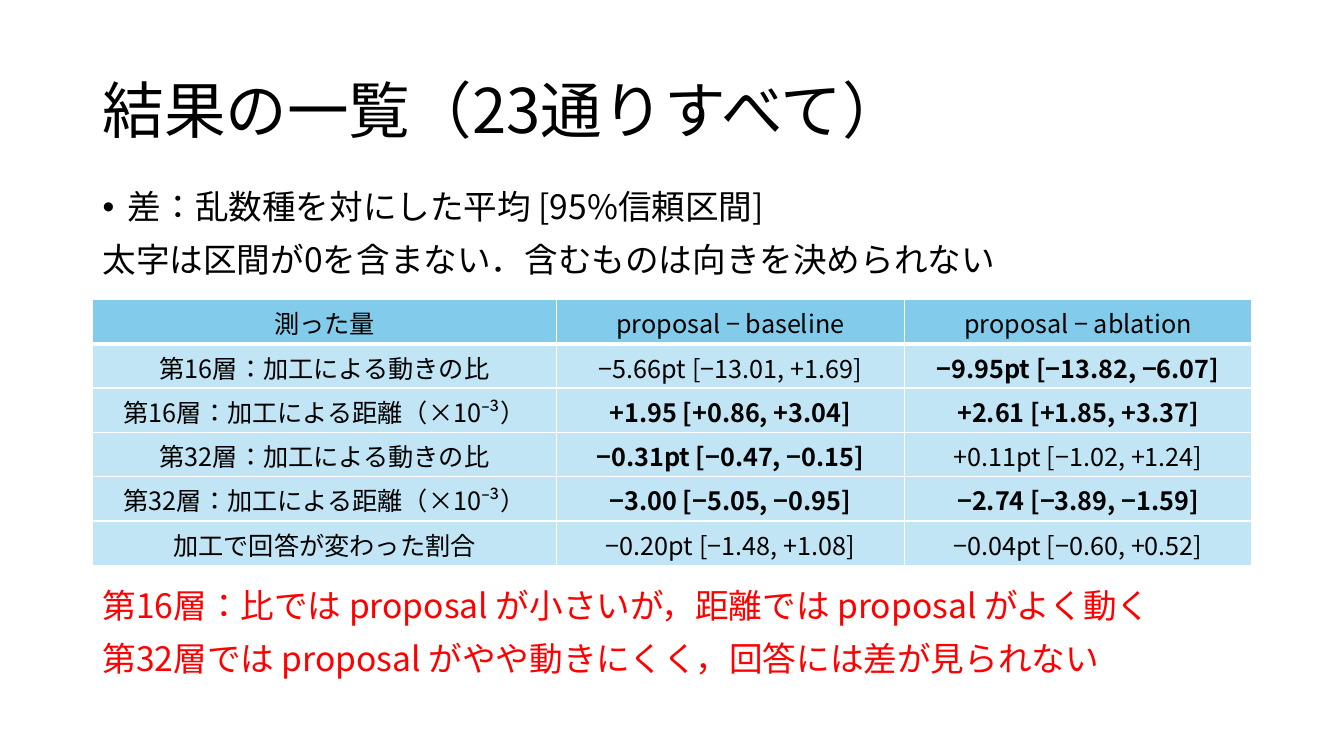
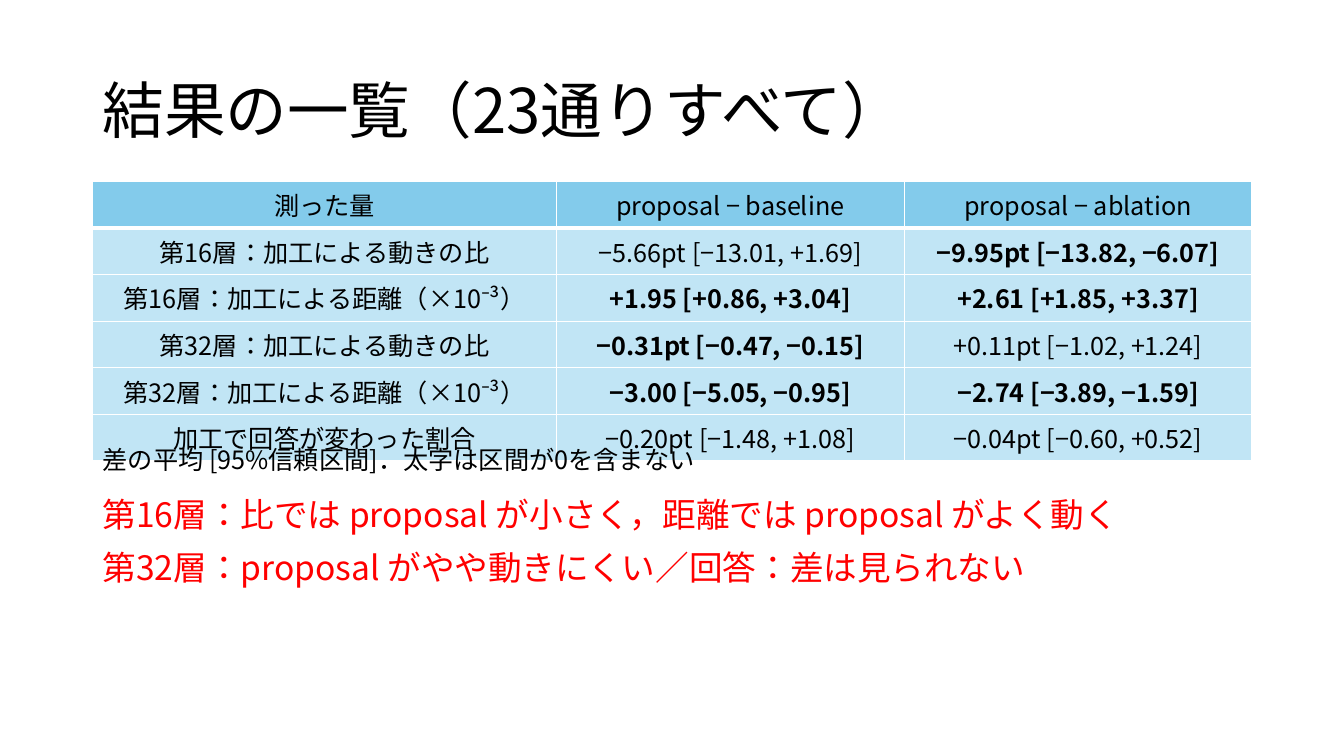
Before and after one commit to tomoking2004/cotar, a slide deck: slide 12 of presentations/20261030_進捗報告.pptx. Drawn at 1344x756 pixels with LibreOffice and Linux fonts; fonts in the diff are those of the drawing. Boxes give left, top, right and bottom in pixels: in the first picture for what was removed or moved away, otherwise in the second. Text is boxed around its words. In the diff, an @@ line names an element or a change of style, - is before the commit and + after.

```diff
--- a/presentations/20261030_進捗報告.pptx
+++ b/presentations/20261030_進捗報告.pptx
@@ table: place and size @@
-table at bbox=[93, 299, 1252, 566]
+table at bbox=[93, 181, 1252, 458]
@@ text removed at bbox=[103, 190, 995, 275] @@
-• 差：乱数種を対にした平均 [95%信頼区間]
-太字は区間が0を含まない．含むものは向きを決められない
@@ text added at bbox=[103, 443, 694, 475], 18 pt, text #000000 @@
+差の平均 [95%信頼区間]．太字は区間が0を含まない
@@ text at bbox=[103, 498, 1117, 588]: text changed @@
-第16層：比では proposal が小さいが，距離では proposal がよく動く
-第32層では proposal がやや動きにくく，回答には差が見られない
+第16層：比では proposal が小さく，距離では proposal がよく動く
+第32層：proposal がやや動きにくい／回答：差は見られない
```
Also in this commit, not shown: 16 other slides changed, 3 slides added, 1 slide removed, 1 other file.
